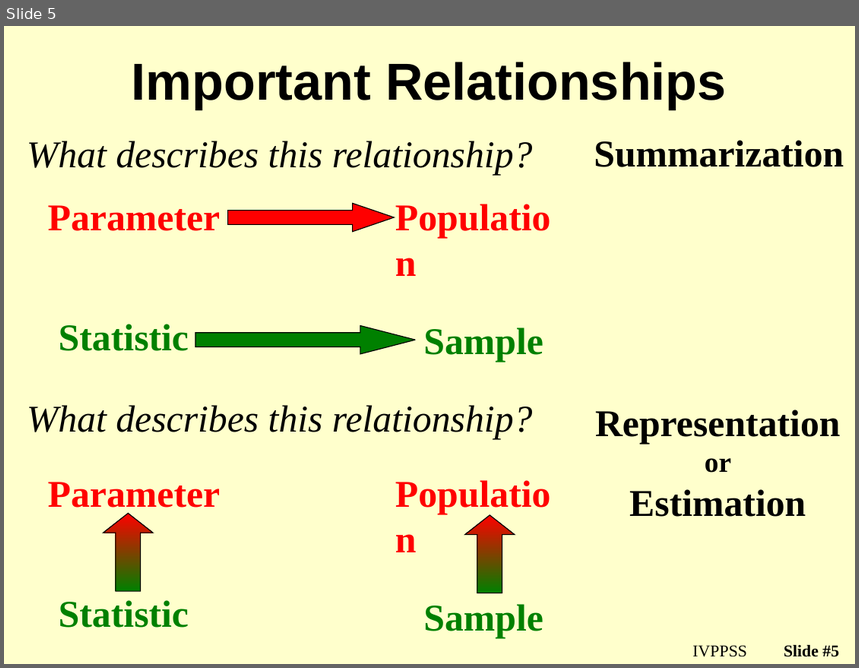
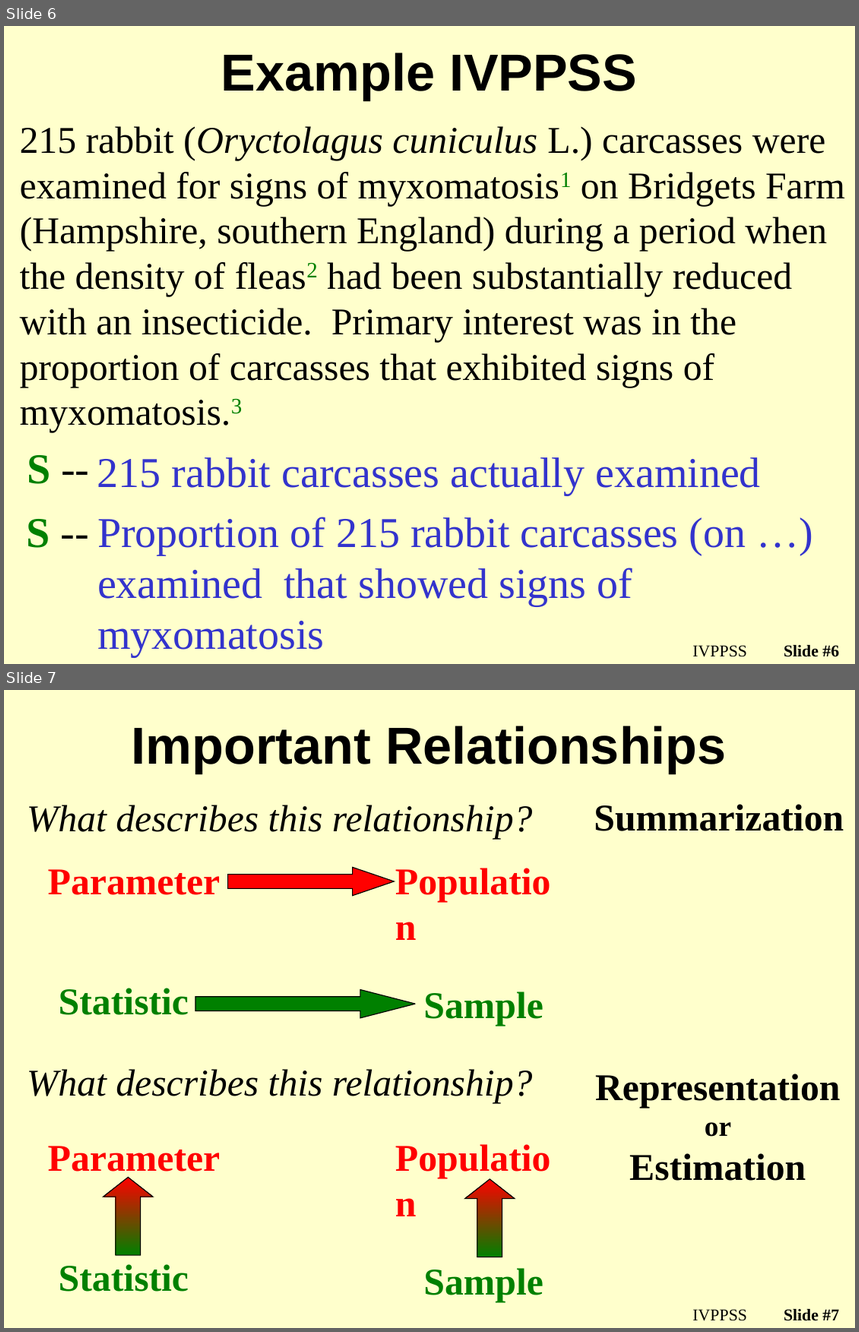
Before and after one commit to droglenc/NCMTH107, a slide deck: lecture/Slides/01_Foundations_II.pptx. Shown one above the other, each under a label of ours: slide 5 before the commit, slides 6 and 7 after it. The pictures are 859x668 and 859x1332 pixels, drawn with LibreOffice and Linux fonts; fonts in the diff are those of the drawing; background and template pictures are left out. Boxes give left, top, right and bottom in pixels: in the first picture for what was removed or moved away, otherwise in the second. Text is boxed around its words. In the diff, an @@ line names an element or a change of style, - is before the commit and + after.

```diff
--- a/lecture/Slides/01_Foundations_II.pptx
+++ b/lecture/Slides/01_Foundations_II.pptx
@@ slide 6 added at (x1=4, y1=26, x2=855, y2=664), background picture (left out) @@
@@ text added at (x1=221, y1=53, x2=637, y2=100), 44 pt, text #000000, bold @@
+Example IVPPSS
@@ text added at (x1=20, y1=126, x2=845, y2=433), 32 pt, text #000000 @@
+215 rabbit (Oryctolagus cuniculus L.) carcasses were examined for signs of myxomatosis1 on Bridgets Farm (Hampshire, southern England) during a period when the density of fleas2 had been substantially reduced with an insecticide. Primary interest was in the proportion of carcasses that exhibited signs of myxomatosis.3
@@ text added at (x1=27, y1=455, x2=50, y2=484), 36 pt, text #000000 @@
+S --
@@ text added at (x1=97, y1=458, x2=760, y2=496), 36 pt, text #3333CC @@
+215 rabbit carcasses actually examined
@@ text added at (x1=27, y1=519, x2=50, y2=548), 36 pt, text #000000 @@
+S --
@@ text added at (x1=97, y1=517, x2=747, y2=658), 36 pt, text #3333CC @@
+Proportion of 215 rabbit carcasses (on …) examined that showed signs of myxomatosis
@@ text added at (x1=693, y1=645, x2=747, y2=658), 14 pt, text #000000 @@
+IVPPSS
@@ page number added at (x1=784, y1=645, x2=839, y2=658), 14 pt, text #000000, bold @@
+Slide #6
@@ what was slide 5 is now slide 7 @@
@@ page number at (x1=784, y1=1309, x2=839, y2=1322): text changed @@
-Slide #5
+Slide #7
```
Also in this commit, not shown: 4 slides changed, 5 other slides added, 2 slides removed, 3 other files.
